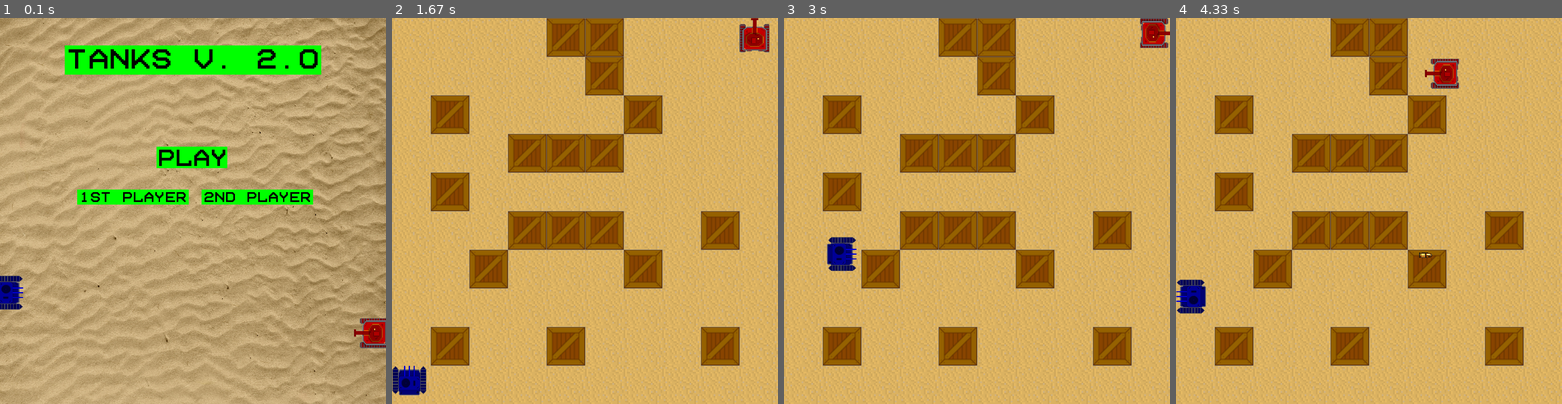
Above: before the commit, frames 1-4 (left to right).
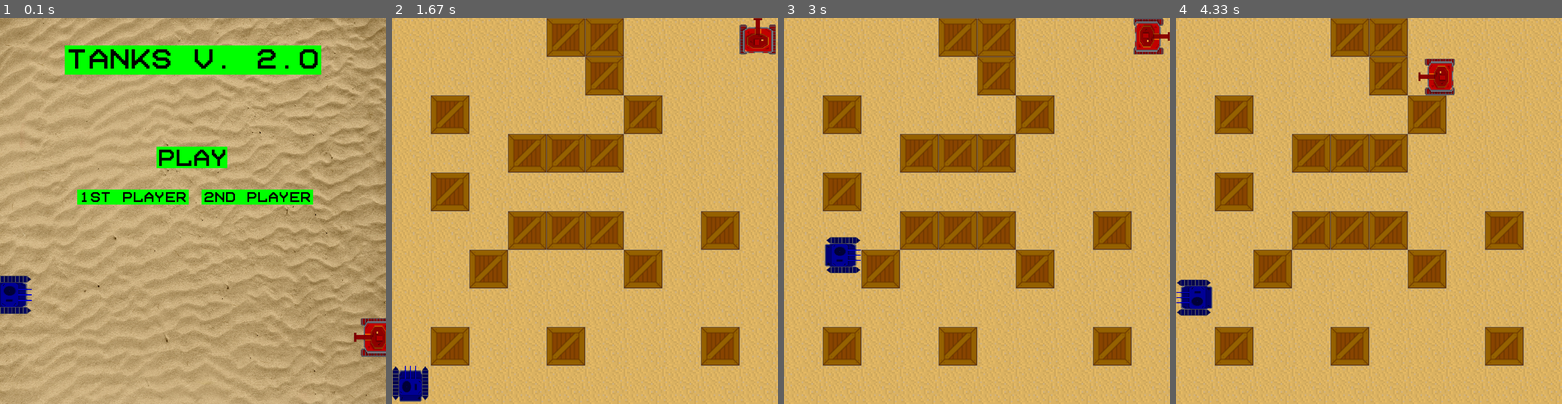
Above: after the commit, the same moments.

Repository: Artem468/pygame_project
Game: pygame game, started from main.py
Two runs of this game, one before a commit and one after it. Both use one fixed random seed, a clock stepped at 60 frames per second and the inputs below.
Inputs:
- Up to frame 1 (0.1 s): no input
- Up to frame 2 (1.67 s): click "Play" at 0.88 s; hold Right Shift 1.17-1.63 s; hold Up 1.17-1.63 s
- Up to frame 3 (3 s): hold Right Shift 1.67-2.13 s; hold Up 1.67-2.13 s; hold W 1.67-2.13 s; hold Up 2.17-2.63 s; hold W 2.17-2.63 s; tap Shift at 2.23, 2.53, 2.73 s; hold Right from 2.67 s (still down); hold D from 2.67 s (still down)
- Up to frame 4 (4.33 s): tap Shift at 3.03, 3.23, 3.53, 3.8, 4.13 s; release Right at 3.13 s; release D at 3.13 s; hold Left 3.17-3.7 s; hold A 3.17-3.7 s; hold Down 3.73-4.03 s; hold S 3.73-4.03 s; hold Left from 4.07 s (still down); hold A from 4.07 s (still down)

The runs differ from the first frame. In frame 1, 1.1% of the frame differs, in the area x 0-100%, y 66-88%; in frame 2, 1.1%; in frame 3, 1.1%; in frame 4, 1.3%, in the area x 0-74%, y 10-78%.

Commit message:
Add files via upload

Diff:
--- a/main.py
+++ b/main.py
@@ -7,11 +7,20 @@
 screen = pygame.display.set_mode(size)
 pygame.display.set_caption('PyGame project')
 FPS = 60
-TIME_RELOAD = 3000
+TIME_RELOAD = 1500
 SPEED = 5
 
 first_player = 'blue'
 second_player = 'red'
+
+first_hp = 100
+second_hp = 100
+
+pygame.mixer.init()
+my_sound = pygame.mixer.Sound('data/sound_lobby.mp3')
+my_sound.play(-1)
+my_sound.set_volume(0.5)
+
 all_sprites = pygame.sprite.Group()
 flag_tanks = False
 
@@ -113,7 +122,6 @@
         self.image = pygame.Surface([1, 90])
         self.image.fill((128, 128, 128))
         self.rect = pygame.Rect(x1 * 90, y1 * 90, -1, 90)
-
 
 
 class Tile(Sprite):
@@ -170,12 +178,7 @@
 
 class First_tank_preview(pygame.sprite.Sprite):
     image = load_image(f'{first_player}_tank.png')
-    if first_player == 'blue':
-        image = pygame.transform.scale(image, (80, 70))
-    elif second_player == 'green':
-        image = pygame.transform.scale(image, (80, 80))
-    else:
-        image = pygame.transform.scale(image, (70, 80))
+    image = pygame.transform.scale(image, (90, 90))
     image = pygame.transform.rotate(image, -90)
 
     def __init__(self, *group):
@@ -192,12 +195,7 @@
 
 class Second_tank_preview(pygame.sprite.Sprite):
     image = load_image(f'{second_player}_tank.png')
-    if second_player == 'blue':
-        image = pygame.transform.scale(image, (80, 70))
-    elif second_player == 'green':
-        image = pygame.transform.scale(image, (80, 80))
-    else:
-        image = pygame.transform.scale(image, (70, 80))
+    image = pygame.transform.scale(image, (90, 90))
     image = pygame.transform.rotate(image, 90)
 
     def __init__(self, *group):
@@ -230,8 +228,8 @@
     back = pygame.transform.scale(load_image('back.png'), (40, 40))
     screen.blit(back, (15, 14))
 
-    blue = pygame.transform.scale(load_image('blue_tank.png'), (90, 80))
-    red = pygame.transform.scale(load_image('red_tank.png'), (80, 90))
+    blue = pygame.transform.scale(load_image('blue_tank.png'), (90, 90))
+    red = pygame.transform.scale(load_image('red_tank.png'), (90, 90))
     green = pygame.transform.scale(load_image('green_tank.png'), (90, 90))
     screen.blit(blue, (200, height // 2 - 45))
     screen.blit(red, (400, height // 2 - 45))
@@ -373,7 +371,6 @@
         pygame.display.flip()
 
 
-
 clock = pygame.time.Clock()
 start_screen()
 
@@ -393,14 +390,32 @@
 
     def update(self):
         if self.flag:
-            if self.direction == 'up':
-                self.rect.y -= self.speed
-            elif self.direction == 'down':
-                self.rect.y += self.speed
-            elif self.direction == 'left':
-                self.rect.x -= self.speed
-            elif self.direction == 'right':
-                self.rect.x += self.speed
+            if not pygame.sprite.spritecollideany(self, left_st_wall):
+                if not pygame.sprite.spritecollideany(self, right_st_wall):
+                    if not pygame.sprite.spritecollideany(self, up_st_wall):
+                        if not pygame.sprite.spritecollideany(self, down_st_wall):
+                            if not pygame.sprite.spritecollideany(self, first_sprites):
+                                if not pygame.sprite.spritecollideany(self, second_sprites):
+                                    if self.direction == 'up':
+                                        self.rect.y -= self.speed
+                                    elif self.direction == 'down':
+                                        self.rect.y += self.speed
+                                    elif self.direction == 'left':
+                                        self.rect.x -= self.speed
+                                    elif self.direction == 'right':
+                                        self.rect.x += self.speed
+                                else:
+                                    self.rect.x, self.rect.y = -100, -100
+                            else:
+                                self.rect.x, self.rect.y = -100, -100
+                        else:
+                            self.rect.x, self.rect.y = -100, -100
+                    else:
+                        self.rect.x, self.rect.y = -100, -100
+                else:
+                    self.rect.x, self.rect.y = -100, -100
+            else:
+                self.rect.x, self.rect.y = -100, -1
         if self.rect.x > 900:
             self.flag = False
         elif self.rect.x < -35:
@@ -417,12 +432,7 @@
 
 class First_tank(pygame.sprite.Sprite):
     image = load_image(f'{first_player}_tank.png')
-    if first_player == 'blue':
-        image = pygame.transform.scale(image, (80, 70))
-    elif second_player == 'green':
-        image = pygame.transform.scale(image, (80, 80))
-    else:
-        image = pygame.transform.scale(image, (70, 80))
+    image = pygame.transform.scale(image, (85, 85))
 
     def __init__(self, *group):
         super().__init__(*group)
@@ -493,8 +503,8 @@
                         bullet.image = pygame.transform.rotate(bullet.image, 270)
                     bullet.direction = 'left'
                 if self.direction == 'right':
-                    bullet.rect.x = self.rect.x + self.image.get_width() // 2 + 40
-                    bullet.rect.y = self.rect.y + self.image.get_height() // 2 - 5
+                    bullet.rect.x = self.rect.x + self.image.get_width() // 2 + 43
+                    bullet.rect.y = self.rect.y + self.image.get_height() // 2 - 7
                     if bullet.direction == 'left':
                         bullet.image = pygame.transform.rotate(bullet.image, 180)
                     elif bullet.direction == 'up':
@@ -503,8 +513,8 @@
                         bullet.image = pygame.transform.rotate(bullet.image, 90)
                     bullet.direction = 'right'
                 if self.direction == 'up':
-                    bullet.rect.x = self.rect.x + self.image.get_width() // 2 - 7
-                    bullet.rect.y = self.rect.y + self.image.get_height() // 2 - 70
+                    bullet.rect.x = self.rect.x + self.image.get_width() // 2 - 6
+                    bullet.rect.y = self.rect.y + self.image.get_height() // 2 - 77
                     if bullet.direction == 'down':
                         bullet.image = pygame.transform.rotate(bullet.image, 180)
                     elif bullet.direction == 'left':
@@ -514,7 +524,7 @@
                     bullet.direction = 'up'
                 if self.direction == 'down':
                     bullet.rect.x = self.rect.x + self.image.get_width() // 2 - 7
-                    bullet.rect.y = self.rect.y + self.image.get_height() // 2 + 40
+                    bullet.rect.y = self.rect.y + self.image.get_height() // 2 + 43
                     if bullet.direction == 'up':
                         bullet.image = pygame.transform.rotate(bullet.image, 180)
                     elif bullet.direction == 'left':
@@ -537,12 +547,7 @@
 
 class Second_tank(pygame.sprite.Sprite):
     image = load_image(f'{second_player}_tank.png')
-    if second_player == 'blue':
-        image = pygame.transform.scale(image, (80, 70))
-    elif second_player == 'green':
-        image = pygame.transform.scale(image, (80, 80))
-    else:
-        image = pygame.transform.scale(image, (70, 80))
+    image = pygame.transform.scale(image, (85, 85))
     image = pygame.transform.rotate(image, 180)
 
     def __init__(self, *group):
@@ -614,8 +619,8 @@
                         bullet.image = pygame.transform.rotate(bullet.image, 270)
                     bullet.direction = 'left'
                 if self.direction == 'right':
-                    bullet.rect.x = self.rect.x + self.image.get_width() // 2 + 40
-                    bullet.rect.y = self.rect.y + self.image.get_height() // 2 - 5
+                    bullet.rect.x = self.rect.x + self.image.get_width() // 2 + 43
+                    bullet.rect.y = self.rect.y + self.image.get_height() // 2 - 7
                     if bullet.direction == 'left':
                         bullet.image = pygame.transform.rotate(bullet.image, 180)
                     elif bullet.direction == 'up':
@@ -624,8 +629,8 @@
                         bullet.image = pygame.transform.rotate(bullet.image, 90)
                     bullet.direction = 'right'
                 if self.direction == 'up':
-                    bullet.rect.x = self.rect.x + self.image.get_width() // 2 - 7
-                    bullet.rect.y = self.rect.y + self.image.get_height() // 2 - 70
+                    bullet.rect.x = self.rect.x + self.image.get_width() // 2 - 6
+                    bullet.rect.y = self.rect.y + self.image.get_height() // 2 - 77
                     if bullet.direction == 'down':
                         bullet.image = pygame.transform.rotate(bullet.image, 180)
                     elif bullet.direction == 'left':
@@ -635,7 +640,7 @@
                     bullet.direction = 'up'
                 if self.direction == 'down':
                     bullet.rect.x = self.rect.x + self.image.get_width() // 2 - 7
-                    bullet.rect.y = self.rect.y + self.image.get_height() // 2 + 40
+                    bullet.rect.y = self.rect.y + self.image.get_height() // 2 + 43
                     if bullet.direction == 'up':
                         bullet.image = pygame.transform.rotate(bullet.image, 180)
                     elif bullet.direction == 'left':
@@ -671,7 +676,7 @@
 all_sprites.add(right_st_wall)
 all_sprites.add(left_st_wall)
 
-
+my_sound.stop()
 running = True
 while running:
     clock.tick(FPS)
